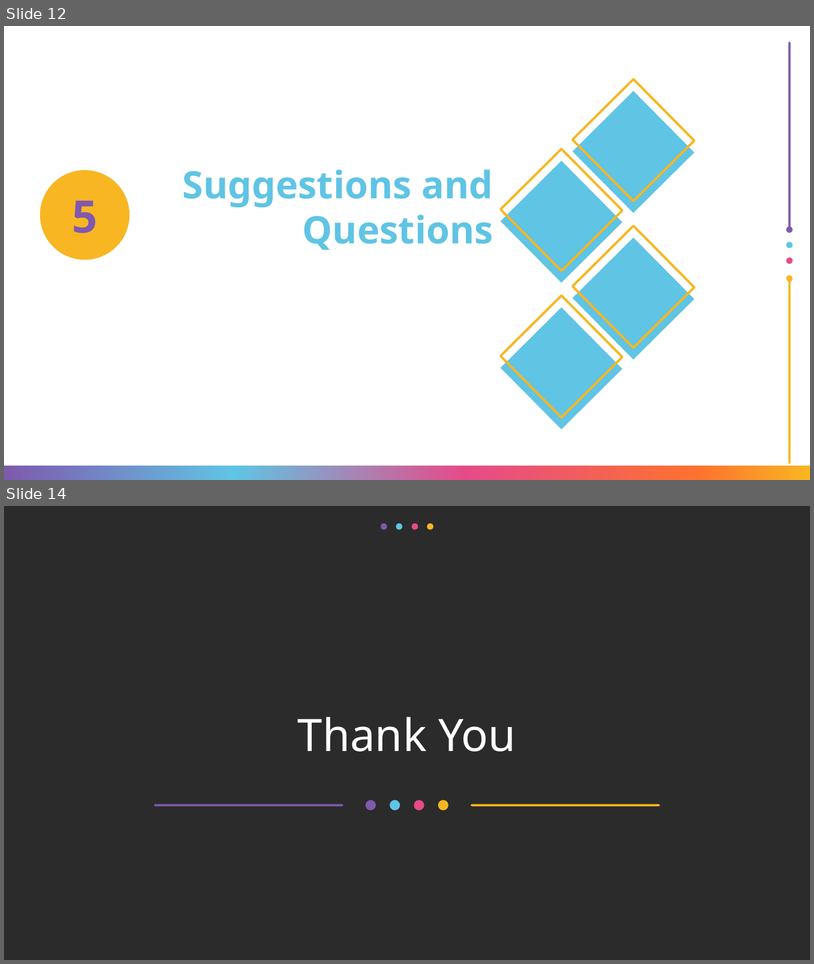
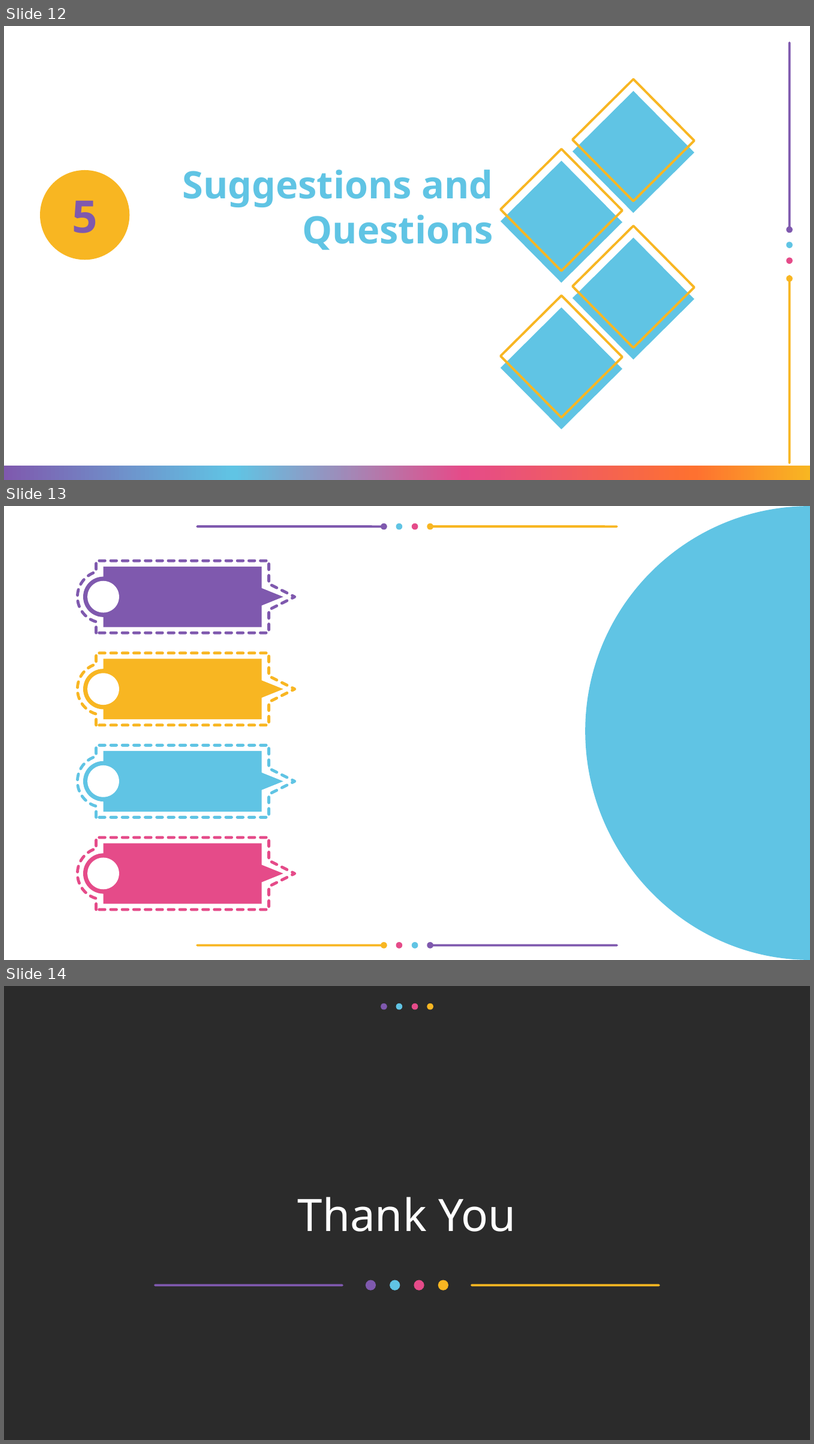
Before and after one commit to KrrishDDVKS/Auto-Job-Applier, a slide deck: WebScrapping.odp. Shown one above the other, each under a label of ours: slides 12 and 14 before the commit, slides 12, 13 and 14 after it; the slides between them are not shown. The pictures are 814x964 and 814x1444 pixels, drawn with LibreOffice and Linux fonts; fonts in the diff are those of the drawing; background and template pictures are left out; a plain dark background stands for a picture behind light text. Boxes give left, top, right and bottom in pixels: in the first picture for what was removed or moved away, otherwise in the second. Text is boxed around its words. In the diff, an @@ line names an element or a change of style, - is before the commit and + after.

```diff
--- a/WebScrapping.odp
+++ b/WebScrapping.odp
@@ slide 13 added at box(4, 506, 810, 960), background #FFFFFF; not listed: 4 template elements that a slide beside it also shows @@
@@ freeform shape added at box(586, 506, 810, 960), fill #60C4E4 @@
@@ line added from (197, 526) to (384, 526), #7F59AE 2.27 pt @@
@@ line added from (431, 526) to (617, 526), #F8B622 2.27 pt @@
@@ freeform shape added at box(77, 561, 294, 633), fill #FFFFFF, outline #7F59AE 2.83 pt @@
@@ freeform shape added at box(83, 567, 284, 627), fill #7F59AE @@
@@ ellipse added at box(87, 580, 119, 612), fill #FFFFFF @@
@@ freeform shape added at box(77, 653, 294, 725), fill #FFFFFF, outline #F8B622 2.83 pt @@
@@ freeform shape added at box(83, 659, 284, 720), fill #F8B622 @@
@@ ellipse added at box(87, 673, 119, 705), fill #FFFFFF @@
@@ freeform shape added at box(77, 745, 294, 817), fill #FFFFFF, outline #60C4E4 2.83 pt @@
@@ freeform shape added at box(83, 751, 284, 812), fill #60C4E4 @@
@@ ellipse added at box(87, 765, 119, 796), fill #FFFFFF @@
@@ freeform shape added at box(77, 837, 294, 909), fill #FFFFFF, outline #E54B89 2.83 pt @@
@@ freeform shape added at box(83, 843, 284, 904), fill #E54B89 @@
@@ ellipse added at box(87, 857, 119, 889), fill #FFFFFF @@
@@ group added at box(197, 942, 617, 949): 4 ellipses, 2 lines @@
```
Also in this commit, not shown: 2 slides changed, 1 slide removed, 2 other files.
